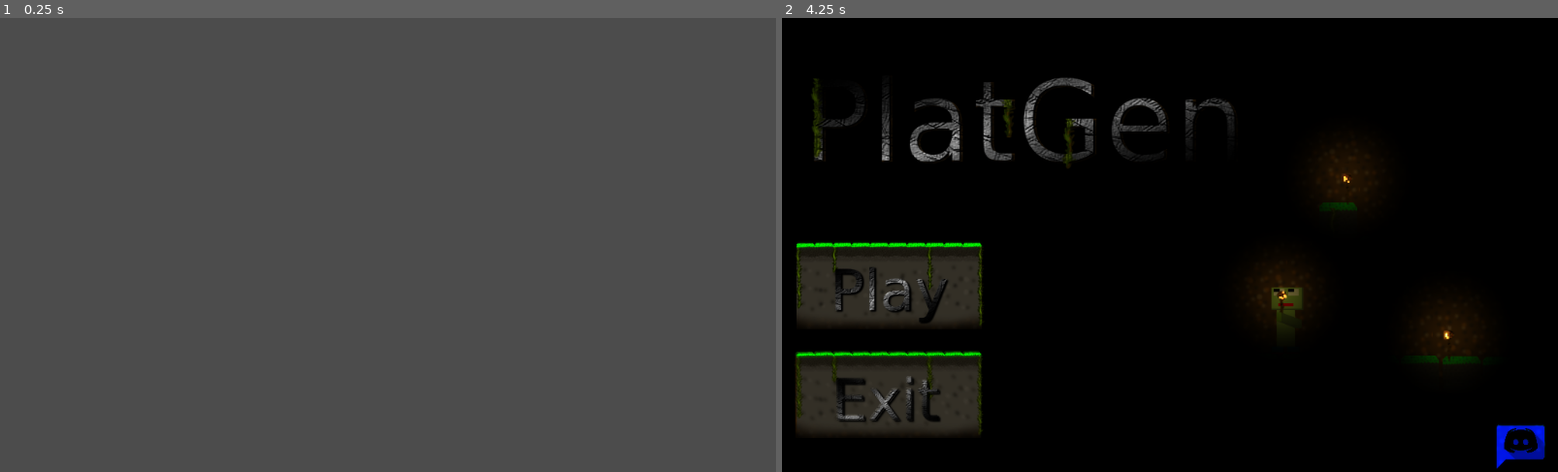
Above: before the commit, frames 1-2 (left to right).
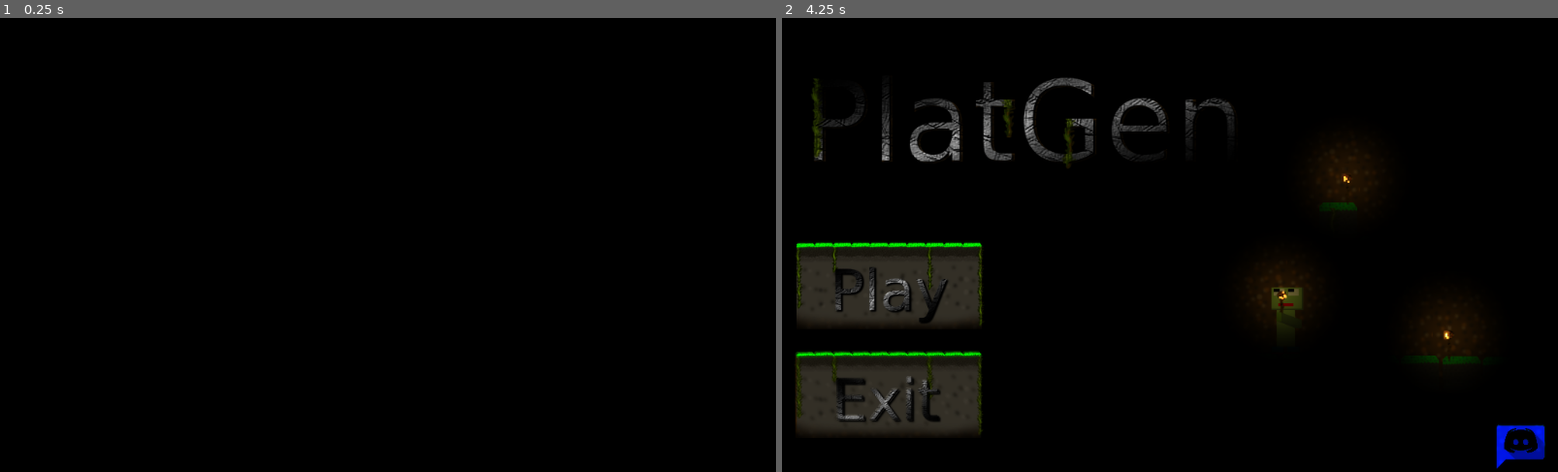
Above: after the commit, the same moments.

Repository: Broken-Lamp-A-Studio/PlatGen
Game: Godot game, scene res://scenes/VideoPlayer.tscn
Same seed, same stepped clock (60 frames per second), same inputs: the game is played once before the commit and once after it. Video files are missing from this copy of the repository; at most half a second of black plays in their place.
Inputs (mouse positions are in pixels of both pictures, inside the frame that each line leads up to):
- Up to frame 1 (0.25 s): no input
- Up to frame 2 (4.25 s): tap Enter at 0.5, 2, 3.5 s; move the mouse to (1340, 222) at 0.52 s; hold D 0.53-1.28 s; hold E 0.53-1.28 s; click (1340, 222) at 0.67 s; tap Space at 0.77, 1.25, 1.52, 2.75, 3.02, 3.77 s; move the mouse to (1014, 267) at 1.27 s; hold S 1.28-2.03 s; tap E at 1.35, 2.85 s; move the mouse to (1247, 145) at 2.02 s; hold D 2.03-2.78 s; hold E 2.03-2.78 s; move the mouse to (1131, 335) at 2.77 s; hold W 2.78-3.53 s; click (1131, 335) at 2.92 s; move the mouse to (1402, 313) at 3.52 s; hold A from 3.53 s (still down); hold E from 3.53 s (still down); tap Escape at 4.15 s

The runs differ from the first frame. In frame 1, 100% of the frame differs, in the area x 0-100%, y 0-100%; in frame 2, nothing differs.

Commit message:
PlatGen files

Diff:
--- a/project.godot
+++ b/project.godot
@@ -35,4 +35,5 @@
 
 [rendering]
 
+environment/default_clear_color=Color( 0, 0, 0, 1 )
 environment/default_environment="res://default_env.tres"
--- a/scenes/VideoPlayer.tscn
+++ b/scenes/VideoPlayer.tscn
@@ -1,12 +1,12 @@
 [gd_scene load_steps=3 format=2]
 
-[ext_resource path="res://videos/ig.webm" type="VideoStream" id=2]
+[ext_resource path="res://videos/ig2.webm" type="VideoStream" id=1]
 [ext_resource path="res://scripts/VideoPlayer.gd" type="Script" id=3]
 
 [node name="VideoPlayer" type="VideoPlayer"]
 margin_right = 1036.0
 margin_bottom = 606.0
-stream = ExtResource( 2 )
+stream = ExtResource( 1 )
 autoplay = true
 script = ExtResource( 3 )
 __meta__ = {
--- a/scripts/VideoPlayer.gd
+++ b/scripts/VideoPlayer.gd
@@ -17,6 +17,6 @@
 	set_process(true)
 	set_process_input(true)
 func _process(delta):
-	if(OS.get_system_time_secs() - time > 18 or Input.is_key_pressed(KEY_ESCAPE)):
+	if(OS.get_system_time_secs() - time > 25 or Input.is_key_pressed(KEY_ESCAPE)):
 		self.visible = false
 		get_tree().change_scene("res://scenes/Menu.tscn")
Not shown, changed: export_presets.cfg
Not shown, removed: videos/ig.webm
Not shown, added: videos/ig2.webm
